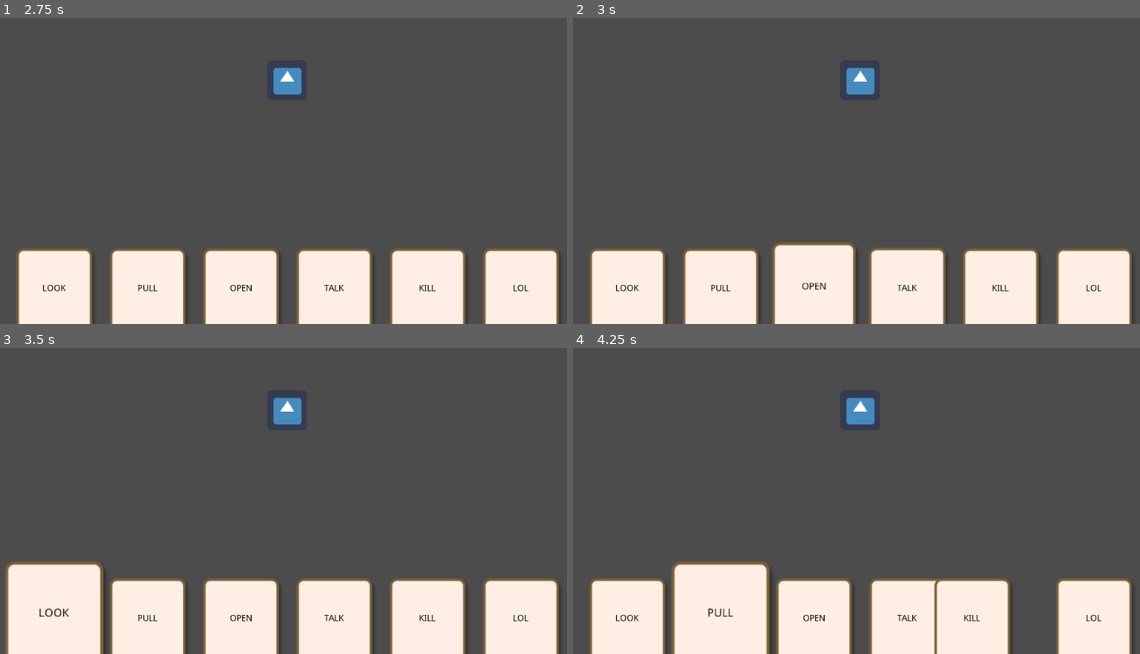
Above: before the commit, frames 1-4 (two rows, left to right).
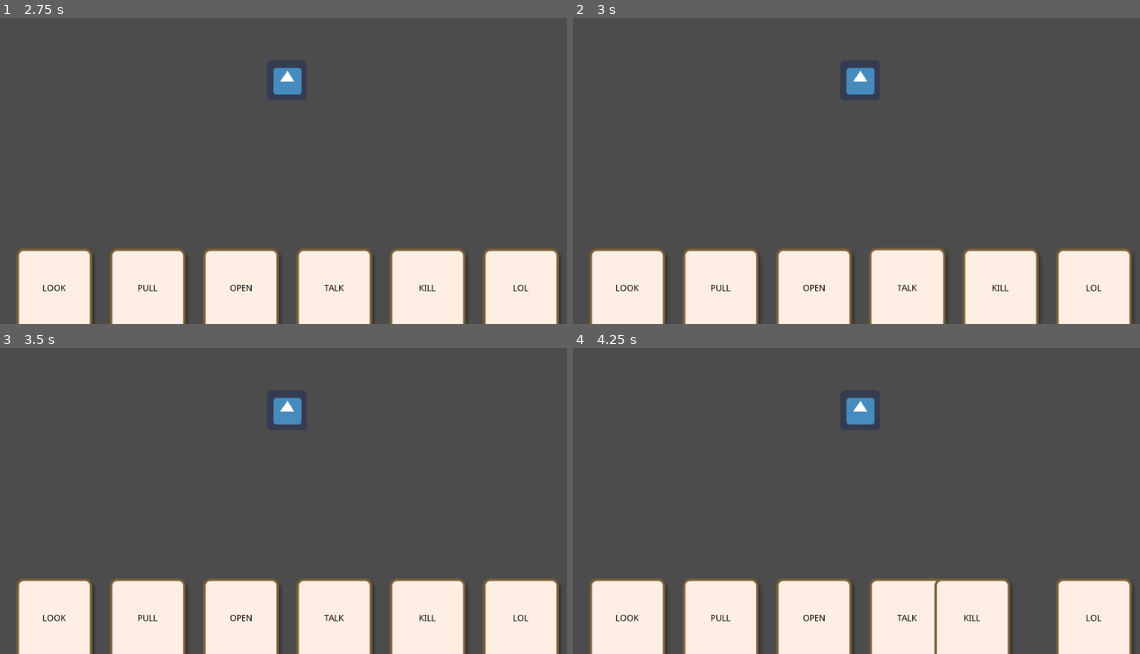
Above: after the commit, the same moments.

Repository: notapixelstudio/drafterlife
Game: Godot game, scene res://Room.tscn
Same seed, same stepped clock (60 frames per second), same inputs: the game is played once before the commit and once after it. The engine's default icon, where the game draws it, is replaced by a stand-in: a white triangle on a blue panel in a dark square.
Inputs (mouse positions are in pixels of both pictures, inside the frame that each line leads up to):
- Up to frame 1 (2.75 s): drag from (56, 305) to (289, 79) at 0.52 s; drag from (147, 305) to (289, 79) at 1.27 s; move the mouse to (243, 305) at 2.02 s; press the mouse at (243, 305) at 2.03 s
- Up to frame 2 (3 s): release the mouse at (816, 305) at 2.75 s; tap Enter at 2.75 s; drag from (907, 305) to (629, 305) at 2.77 s
- Up to frame 3 (3.5 s): no input
- Up to frame 4 (4.25 s): drag from (1003, 635) to (720, 635) at 3.52 s

Frame 1 is identical in both runs. In frame 2, 1.1% of the frame differs, in the area x 35-50%, y 73-100%; in frame 3, 2.5%, in the area x 0-19%, y 69-100%; in frame 4, 2.5%.

Commit message:
feat: exclusive hovering

Diff:
--- a/godot/Card.gd
+++ b/godot/Card.gd
@@ -25,6 +25,7 @@
 
 var previous_mouse_position = Vector2()
 var dragging = false setget set_dragging
+var hoverable = true
 
 func set_dragging(v):
 	dragging = v
@@ -84,6 +85,8 @@
 var hovering = false setget set_hovering
 
 func set_hovering(v):
+	if not hoverable:
+		return
 	hovering = v
 
 	var target_scale
@@ -102,3 +105,6 @@
 
 func _on_Card_mouse_exited():
 	set_hovering(false)
+
+func can_hover(v:bool):
+	hoverable = v
--- a/godot/Hand.gd
+++ b/godot/Hand.gd
@@ -9,6 +9,7 @@
 	add_child(card)
 	card.connect('dropped', self, '_on_Card_dropped')
 	card.connect('tree_exited', self, '_on_Card_destroyed')
+	card.connect('picked', self, '_on_Card_picked')
 	card.title = what
 	update_card_positions()
 
@@ -19,6 +20,15 @@
 
 func _on_Card_dropped(card):
 	update_card_positions()
+	for child in get_children():
+		if card != child:
+			child.can_hover(true)
+
+func _on_Card_picked(card):
+	print("picked: ", card.name)
+	for child in get_children():
+		if card != child:
+			child.can_hover(false)
 
 func _on_Card_destroyed():
 	update_card_positions()
